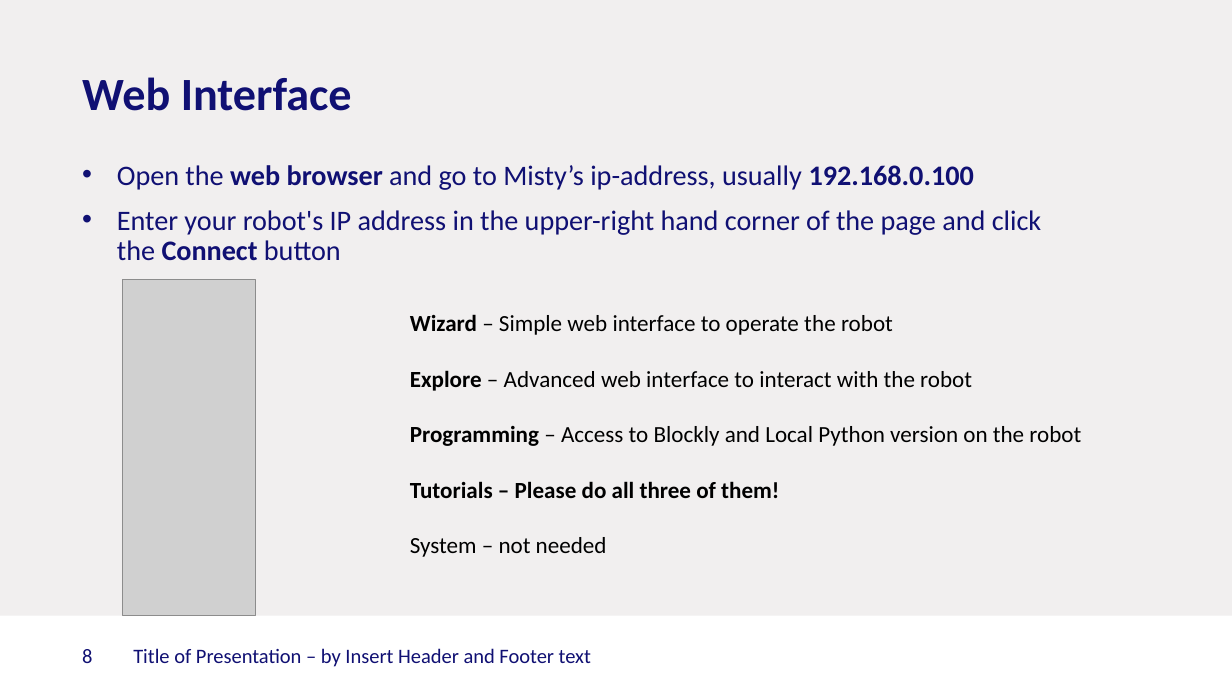
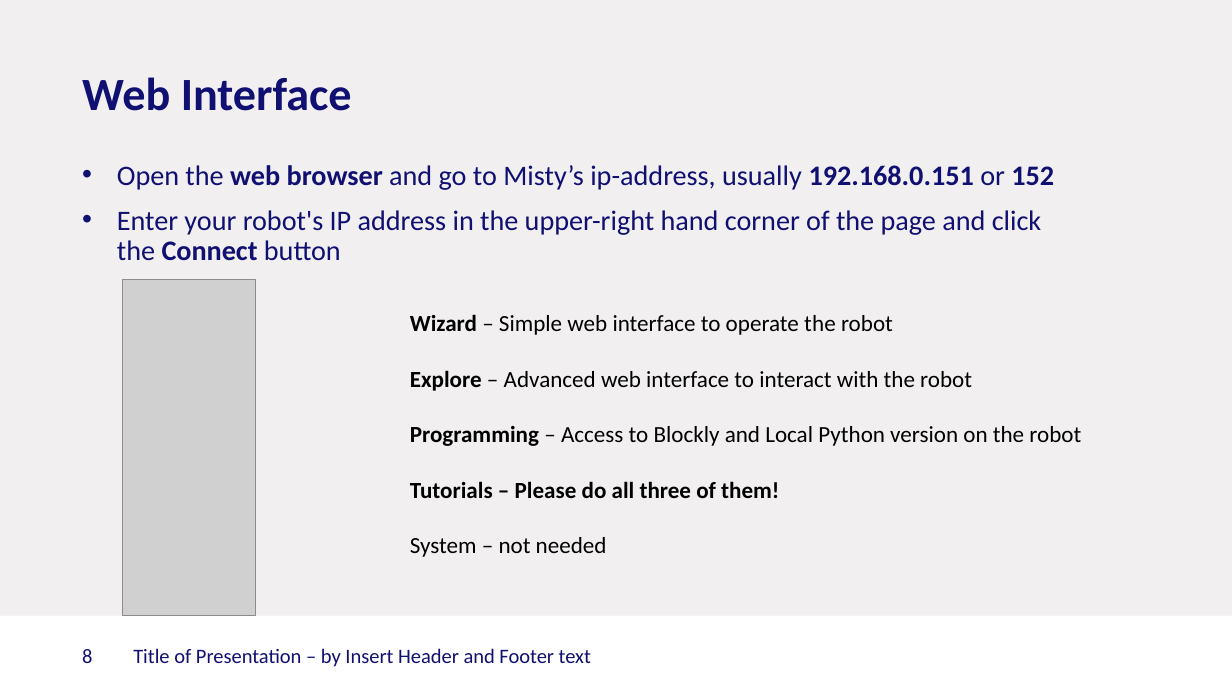
Before and after one commit to Rctue/nao-lib, a slide deck: slide 8 of Misty tutorial.pptx. Drawn at 1232x693 pixels with LibreOffice and Linux fonts; fonts in the diff are those of the drawing; grey boxes stand for pictures; background and template pictures are left out. Boxes give left, top, right and bottom in pixels: in the first picture for what was removed or moved away, otherwise in the second. Text is boxed around its words. In the diff, an @@ line names an element or a change of style, - is before the commit and + after.

```diff
--- a/Misty tutorial.pptx
+++ b/Misty tutorial.pptx
@@ text at box(117, 165, 1054, 190): text changed @@
-• Open the web browser and go to Misty’s ip-address, usually 192.168.0.100
+• Open the web browser and go to Misty’s ip-address, usually 192.168.0.151 or 152
```
Also in this commit, not shown: 2 other slides changed.
